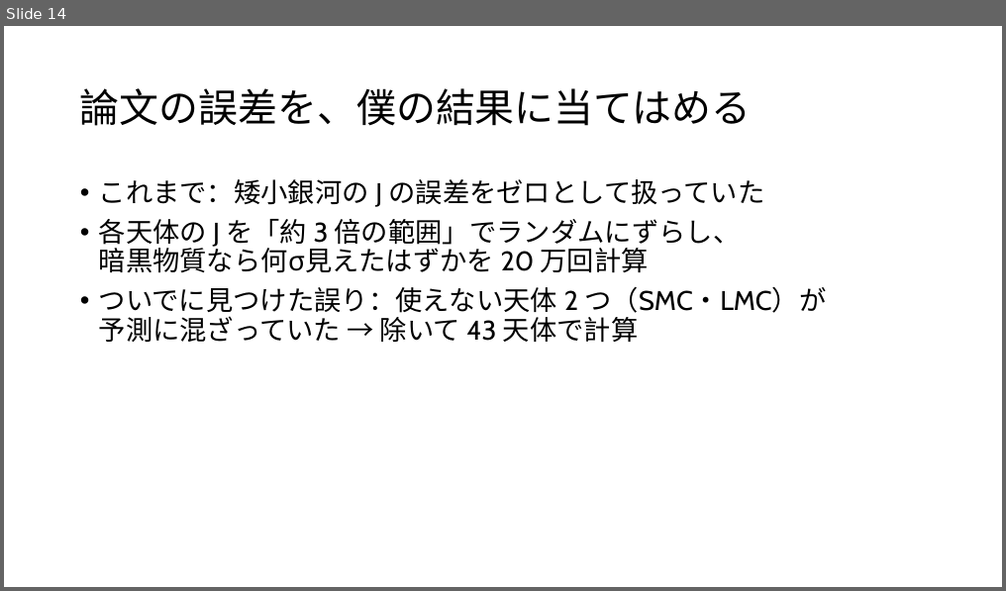
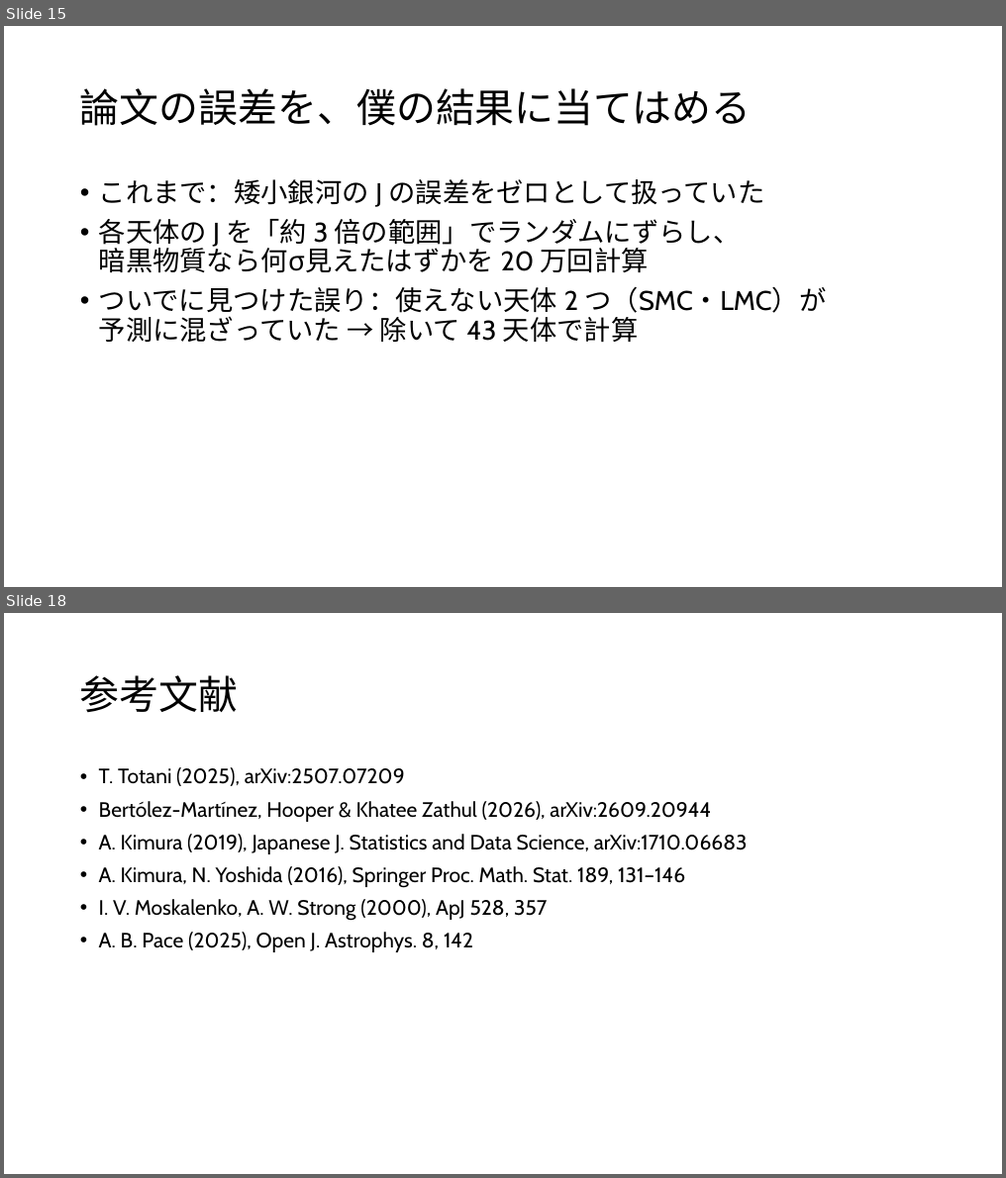
Before and after one commit to Mikann20041029/darkmatter-slides, a slide deck: slides/2026-10-02_研究進捗報告.pptx. Shown one above the other, each under a label of ours: slide 14 before the commit, slides 15 and 18 after it; the slides between them are not shown. The pictures are 1006x591 and 1006x1178 pixels, drawn with LibreOffice and Linux fonts; fonts in the diff are those of the drawing. Boxes give left, top, right and bottom in pixels: in the first picture for what was removed or moved away, otherwise in the second. Text is boxed around its words. In the diff, an @@ line names an element or a change of style, - is before the commit and + after.

```diff
--- a/slides/2026-10-02_研究進捗報告.pptx
+++ b/slides/2026-10-02_研究進捗報告.pptx
@@ slide 18 added at [4,613,1002,1174], background #FFFFFF @@
@@ title added at [80,675,239,712], 38 pt, text #000000 @@
+参考文献
@@ text added at [99,767,747,953], 20 pt, text #000000 @@
+• T. Totani (2025), arXiv:2507.07209
+• Bertólez-Martínez, Hooper & Khatee Zathul (2026), arXiv:2609.20944
+• A. Kimura (2019), Japanese J. Statistics and Data Science, arXiv:1710.06683
+• A. Kimura, N. Yoshida (2016), Springer Proc. Math. Stat. 189, 131–146
+• I. V. Moskalenko, A. W. Strong (2000), ApJ 528, 357
+• A. B. Pace (2025), Open J. Astrophys. 8, 142
@@ what was slide 14 is now slide 15 @@
```
Also in this commit, not shown: 3 slides changed, 1 other slide added, 5 other files.
